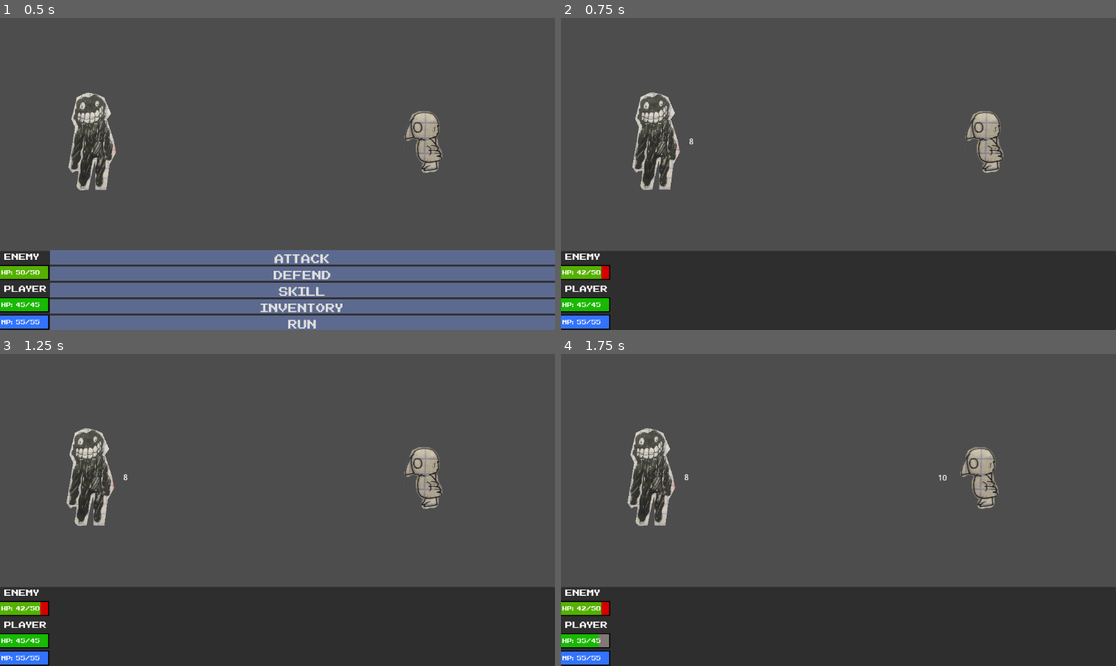
Above: before the commit, frames 1-4 (two rows, left to right).
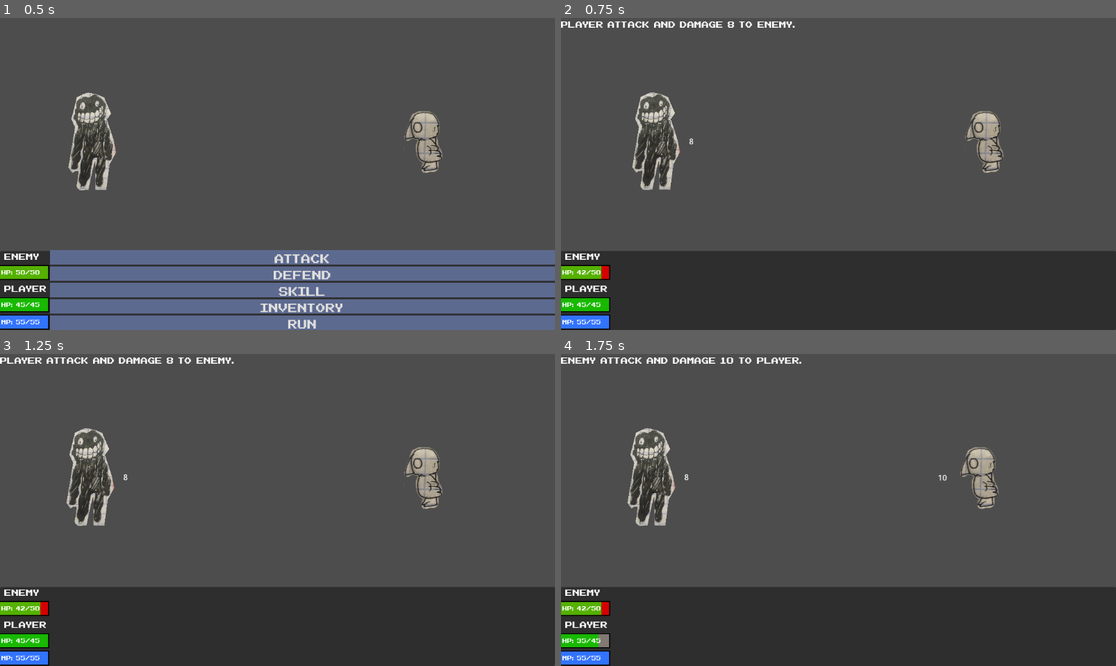
Above: after the commit, the same moments.

Repository: CoffeeLiqueurStudio/ShizGameBattleSystem
Game: Godot game, scene res://scenes/battle_controller/battle_controller.tscn
Two runs of this game, one before a commit and one after it. Both use one fixed random seed, a clock stepped at 60 frames per second and the inputs below.
Inputs:
- Up to frame 1 (0.5 s): no input
- Up to frame 2 (0.75 s): click "ATTACK" at 0.5 s
- Up to frame 3 (1.25 s): no input
- Up to frame 4 (1.75 s): tap Enter at 1.25 s

Frame 1 is identical in both runs. In frame 2, 0.5% of the frame differs, in the area x 0-43%, y 1-4%; in frame 3, 0.5%; in frame 4, 0.5%, in the area x 0-44%, y 1-4%.

Commit message:
added text_on_screen

Diff:
--- a/scenes/battle_controller/battle_controller.tscn
+++ b/scenes/battle_controller/battle_controller.tscn
@@ -483,6 +483,17 @@
 layout_mode = 2
 size_flags_horizontal = 3
 
+[node name="ActionLabel" type="Label" parent="CanvasLayer"]
+anchors_preset = 10
+anchor_right = 1.0
+offset_bottom = 23.0
+grow_horizontal = 2
+size_flags_horizontal = 0
+theme_override_fonts/font = ExtResource("6_7cp38")
+theme_override_font_sizes/font_size = 30
+text = "
+"
+
 [node name="AnimationPlayer" type="AnimationPlayer" parent="."]
 libraries = {
 &"": SubResource("AnimationLibrary_pmild")
--- a/scripts/battle_controller/battle_controller.gd
+++ b/scripts/battle_controller/battle_controller.gd
@@ -8,6 +8,7 @@
 @onready var action_container: VBoxContainer = $CanvasLayer/Panel/HBoxContainer/ActionContainer
 @onready var animation_player: AnimationPlayer = $AnimationPlayer
 @onready var skill_container: VBoxContainer = $CanvasLayer/Panel/HBoxContainer/SkillContainer
+@onready var action_label: Label = $CanvasLayer/ActionLabel
 
 @export var player1_res: Resource = null
 @export var enemy1_res: Resource = null
@@ -81,7 +82,7 @@
 
 func cast_skill(skill: MagicSkill):
 	if player1_res.current_mp < skill.mp_cost:
-		print("Недостаточно MP!")
+		action_label.text = ("Недостаточно MP!")
 		return
 	player1_res.current_mp -= skill.mp_cost
 	# простой эффект — наносим уро1н врагу
@@ -90,7 +91,7 @@
 	var effect_max_duration = skill.max_effect_duration
 	active_player.set_mana()
 	active_enemy.take_effect_damage(damage, effect, effect_max_duration)
-	print("Игрок использует %s! Наносит %d урона." % [skill.name, damage])
+	action_label.text = ("Player use %s! and damage %d to enemy and apply effect %s!" % [skill.name, damage, skill.effect])
 	change_turn_to_enemy_group()
 
 func change_turn_to_enemy_group():
--- a/scripts/enemy_cells/enemy1_cell.gd
+++ b/scripts/enemy_cells/enemy1_cell.gd
@@ -6,6 +6,8 @@
 @onready var animation_player: AnimationPlayer = $"../AnimationPlayer"
 @onready var enemy_1_damage_label: Label = $Enemy1DamageLabel
 @onready var animation_player_text: AnimationPlayer = $"../AnimationPlayerText"
+@onready var action_label: Label = $"../CanvasLayer/ActionLabel"
+
 enum states {IDLE, TAKE_DAMAGE}
 var active_state = states.IDLE
 var is_knockout: bool = false
@@ -25,6 +27,7 @@
 	active_state = states.TAKE_DAMAGE
 	enemy_res.current_hp = max(0, enemy_res.current_hp - damage)
 	set_health(enemy_1_progress_bar, enemy_res.current_hp, enemy_res.max_hp)
+	action_label.text = ("Player attack and damage %d to enemy." % [damage])
 	enemy_1_damage_label.text = str(damage)
 	animation_player_text.play(str(name)+"_damage")
 func take_effect_damage(damage, effect, effect_max_duration):
--- a/scripts/player_cells/player1_cell.gd
+++ b/scripts/player_cells/player1_cell.gd
@@ -7,6 +7,8 @@
 @onready var animation_player: AnimationPlayer = $"../AnimationPlayer"
 @onready var player_1_damage_label: Label = $Player1DamageLabel
 @onready var animation_player_text: AnimationPlayer = $"../AnimationPlayerText"
+@onready var action_label: Label = $"../CanvasLayer/ActionLabel"
+
 enum states {IDLE, TAKE_DAMAGE}
 var active_state = states.IDLE
 func _ready() -> void:
@@ -14,16 +16,19 @@
 	set_health()
 	set_mana()
 func take_damage(damage):
+
 	active_state = states.TAKE_DAMAGE
 	if player_res.is_defending == true:
 		damage = max(0, damage - player_res.defend/2)
 		player_res.is_defending = false
+		action_label.text = ("Enemy attack and damage %d to enemy." % [damage])
 		player_1_damage_label.text = str(damage)
 		animation_player_text.play(str(name)+"_damage")
 	else:
 		pass
 	player_res.current_hp = max(0, player_res.current_hp - damage)
 	set_health()
+	action_label.text = ("Enemy attack and damage %d to player." % [damage])
 	player_1_damage_label.text = str(damage)
 	animation_player_text.play(str(name)+"_damage")
 func set_health():
